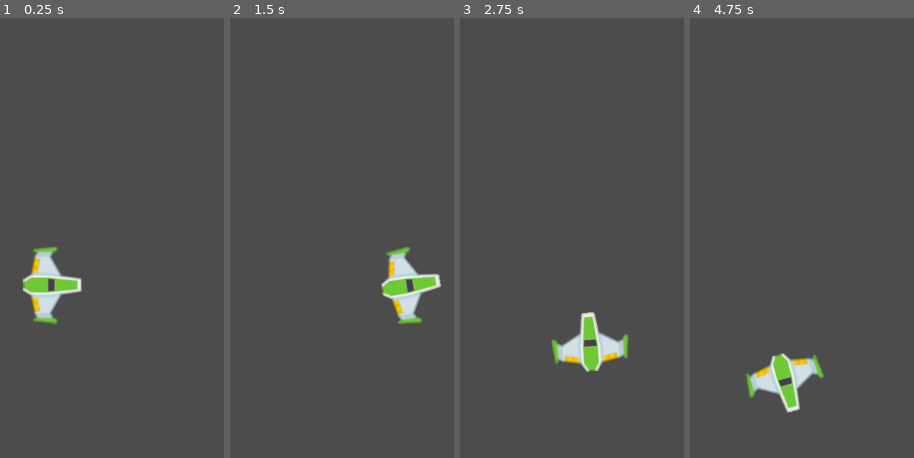
Above: before the commit, frames 1-4 (left to right).
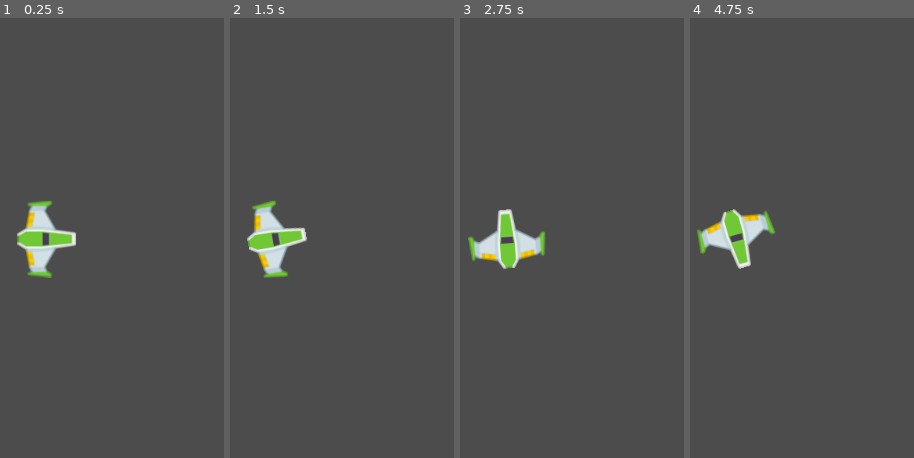
Above: after the commit, the same moments.

Repository: elSaddy9/Pixel_Lab_Etapa_3
Game: Godot game, scene res://Juego/Niveles/NivelTest.tscn
Two runs of this game, one before a commit and one after it. Both use one fixed random seed, a clock stepped at 60 frames per second and the inputs below.
Inputs:
- Up to frame 1 (0.25 s): no input
- Up to frame 2 (1.5 s): tap Enter at 0.5 s; hold Up (Adelante) 0.53-1.28 s; hold W (disparo_principal, bound only after the commit) 0.53-1.28 s; hold Down (Atras) from 1.28 s (still down); tap Left (Antihorario) at 1.35 s
- Up to frame 3 (2.75 s): tap W (disparo_principal, bound only after the commit) at 1.55, 2.3 s; release Down (Atras) at 2.03 s; hold Up (Adelante) from 2.03 s (still down); hold Right (Horario) from 2.03 s (still down)
- Up to frame 4 (4.75 s): release Right (Horario) at 2.78 s; tap W (disparo_principal, bound only after the commit) at 2.85, 4.55 s; release Up (Adelante) at 3.53 s; hold W (disparo_principal, bound only after the commit) 3.53-4.28 s; hold Down (Atras) from 3.53 s (still down); tap Left (Antihorario) at 4.35 s

The runs differ from the first frame. In frame 1, 4.0% of the frame differs, in the area x 7-37%, y 41-70%; in frame 2, 4.6%; in frame 3, 4.6%; in frame 4, 4.7%, in the area x 3-60%, y 43-90%.

Commit message:
Creación e implementación
-Proyectil base
-Cañon
-Señales
-Proyectiles
-Creación disparo

Diff:
--- /dev/null
+++ b/Juego/Autoload/Eventos.gd
@@ -0,0 +1,2 @@
+extends Node
+signal disparo (proyectil)
--- a/Juego/Naves/Player/Player.gd
+++ b/Juego/Naves/Player/Player.gd
@@ -1,9 +1,13 @@
+class_name Player
 extends RigidBody2D
-class_name Player
+
 
 ##Atributos export
 export var potencia_motor:int = 20
 export var potencia_rotacion:int = 280
+
+##Atributos onready
+onready var canion:Canion = $Canion
 
 ##Atributos
 var empuje:Vector2 = Vector2.ZERO
@@ -16,7 +20,7 @@
 	pass # Replace with function body.
 
 ##Metodos
-func _integrate_forces(state: Physics2DDirectBodyState) -> void:
+func _integrate_forces(_state: Physics2DDirectBodyState) -> void:
 	apply_central_impulse(empuje.rotated(rotation))
 	apply_torque_impulse(dir_rotacion * potencia_rotacion)
 
@@ -37,3 +41,10 @@
 		dir_rotacion +=1
 	elif Input.is_action_pressed("Antihorario"):
 		dir_rotacion-=1
+
+	#Disparo
+	if Input.is_action_pressed("disparo_principal"):
+		canion.set_esta_disparando(true)
+
+	if Input.is_action_just_released("disparo_principal"):
+		canion.set_esta_disparando(false)
--- a/Juego/Naves/Player/Player.tscn
+++ b/Juego/Naves/Player/Player.tscn
@@ -1,7 +1,8 @@
-[gd_scene load_steps=5 format=2]
+[gd_scene load_steps=6 format=2]
 
 [ext_resource path="res://Juego/Naves/Player/player_green.png" type="Texture" id=1]
 [ext_resource path="res://Juego/Naves/Player/Player.gd" type="Script" id=2]
+[ext_resource path="res://Juego/Proyectiles/Canion.tscn" type="PackedScene" id=3]
 
 [sub_resource type="PhysicsMaterial" id=2]
 friction = 0.0
@@ -22,3 +23,16 @@
 
 [node name="CollisionShape2D" type="CollisionShape2D" parent="."]
 shape = SubResource( 1 )
+
+[node name="Canion" parent="." instance=ExtResource( 3 )]
+
+[node name="PuntoDerecho" parent="Canion" index="0"]
+position = Vector2( 0, -36 )
+
+[node name="PuntoIzquierdo" parent="Canion" index="1"]
+position = Vector2( 0, 36 )
+
+[node name="Camera2D" type="Camera2D" parent="."]
+current = true
+
+[editable path="Canion"]
--- /dev/null
+++ b/Juego/Niveles/Nivel.gd
@@ -0,0 +1,22 @@
+class_name Nivel
+extends Node2D
+
+##Atributo onready
+onready var contenedor_proyectiles:Node
+
+##Metodos
+func _ready() -> void:
+	conectar_seniales()
+	crear_contenedores()
+
+##Metodos Custom
+func conectar_seniales()->void:
+	Eventos.connect("disparo",self,"on_disparo")
+
+func crear_contenedores()->void:
+	contenedor_proyectiles = Node.new()
+	contenedor_proyectiles.name = "ContenedorProyectiles"
+	add_child(contenedor_proyectiles)
+
+func on_disparo(proyectil:Proyectil)->void:
+	contenedor_proyectiles.add_child(proyectil)
--- a/Juego/Niveles/NivelTest.tscn
+++ b/Juego/Niveles/NivelTest.tscn
@@ -1,8 +1,10 @@
-[gd_scene load_steps=2 format=2]
+[gd_scene load_steps=3 format=2]
 
 [ext_resource path="res://Juego/Naves/Player/Player.tscn" type="PackedScene" id=1]
+[ext_resource path="res://Juego/Niveles/Nivel.gd" type="Script" id=2]
 
 [node name="NivelTest" type="Node2D"]
+script = ExtResource( 2 )
 
 [node name="Player" parent="." instance=ExtResource( 1 )]
 position = Vector2( 519, 359 )
--- /dev/null
+++ b/Juego/Proyectiles/Canion.gd
@@ -0,0 +1,47 @@
+class_name Canion
+extends Node2D
+
+##Atributos export
+export var proyectil:PackedScene = null
+export var cadencia_disparo:float = 0.8
+export var velocidad_proyectil:int = 100
+export var danio_proyectil:int = 1
+
+##Atributo onready
+onready var Timer_enfriamiento: Timer = $TimerEnfriamiento
+onready var disparo_sfx:AudioStreamPlayer = $DisparosSFX
+onready var esta_enfriado:bool = true
+onready var esta_disparando:bool = false setget set_esta_disparando
+
+##Atributos
+var puntos_disparos:Array = []
+##Setters and Getters
+func set_esta_disparando(disparando:bool) -> void:
+	esta_disparando = disparando
+func _ready() -> void:
+	almacenar_puntos_disparo()
+	Timer_enfriamiento.wait_time = cadencia_disparo
+
+func _process(_delta: float) -> void:
+	if esta_disparando and esta_enfriado:
+		disparar()
+
+func almacenar_puntos_disparo()->void:
+	for nodo in get_children():
+		if nodo is Position2D:
+			puntos_disparos.append(nodo)
+func disparar()->void:
+	esta_enfriado = false
+	Timer_enfriamiento.start()
+	for punto_disparo in puntos_disparos:
+		disparo_sfx.play()
+		var new_proyectil:Proyectil = proyectil.instance()
+		new_proyectil.crear(
+			punto_disparo.global_position,
+			get_owner().rotation,
+			velocidad_proyectil,
+			danio_proyectil)
+		Eventos.emit_signal("disparo", new_proyectil)
+
+func _on_TimerEnfriamiento_timeout() -> void:
+	esta_enfriado = true # Replace with function body.
--- /dev/null
+++ b/Juego/Proyectiles/Canion.tscn
@@ -0,0 +1,23 @@
+[gd_scene load_steps=4 format=2]
+
+[ext_resource path="res://Juego/Proyectiles/Canion.gd" type="Script" id=1]
+[ext_resource path="res://Juego/Proyectiles/Proyectil_principal.tscn" type="PackedScene" id=2]
+[ext_resource path="res://Juego/Proyectiles/Laser_Base.ogg" type="AudioStream" id=3]
+
+[node name="Canion" type="Node2D"]
+script = ExtResource( 1 )
+proyectil = ExtResource( 2 )
+cadencia_disparo = 0.25
+velocidad_proyectil = 1600
+
+[node name="PuntoDerecho" type="Position2D" parent="."]
+
+[node name="PuntoIzquierdo" type="Position2D" parent="."]
+
+[node name="DisparosSFX" type="AudioStreamPlayer" parent="."]
+stream = ExtResource( 3 )
+bus = "Disparo"
+
+[node name="TimerEnfriamiento" type="Timer" parent="."]
+
+[connection signal="timeout" from="TimerEnfriamiento" to="." method="_on_TimerEnfriamiento_timeout"]
--- /dev/null
+++ b/Juego/Proyectiles/Proyectil_principal.gd
@@ -0,0 +1,21 @@
+class_name Proyectil
+extends Area2D
+
+##Atributos
+var velocidad: Vector2 = Vector2.ZERO
+var danio:float
+
+##Metodos
+func _process(delta: float) -> void:
+	position += velocidad * delta
+
+func crear(pos:Vector2, dir:float, vel:float, danio_p:int) -> void:
+	position = pos
+	rotation = dir
+	velocidad = Vector2(vel,0).rotated(dir)
+
+
+
+
+func _on_Proyectil_principal_body_exited(body: Node) -> void:
+	queue_free() # Replace with function body.
--- /dev/null
+++ b/Juego/Proyectiles/Proyectil_principal.tscn
@@ -0,0 +1,23 @@
+[gd_scene load_steps=4 format=2]
+
+[ext_resource path="res://Juego/Proyectiles/laserGreen_principal.png" type="Texture" id=1]
+[ext_resource path="res://Juego/Proyectiles/Proyectil_principal.gd" type="Script" id=2]
+
+[sub_resource type="CapsuleShape2D" id=1]
+radius = 9.0
+height = 48.0
+
+[node name="Proyectil_principal" type="Area2D"]
+script = ExtResource( 2 )
+
+[node name="Sprite" type="Sprite" parent="."]
+rotation = 1.5708
+texture = ExtResource( 1 )
+
+[node name="CollisionShape2D" type="CollisionShape2D" parent="."]
+rotation = 1.5708
+shape = SubResource( 1 )
+
+[node name="VisibilityNotifier2D" type="VisibilityNotifier2D" parent="."]
+
+[connection signal="body_exited" from="." to="." method="_on_Proyectil_principal_body_exited"]
--- /dev/null
+++ b/default_bus_layout.tres
@@ -0,0 +1,10 @@
+[gd_resource type="AudioBusLayout" format=2]
+
+[resource]
+bus/0/volume_db = -3.32444
+bus/1/name = "Disparo"
+bus/1/solo = false
+bus/1/mute = false
+bus/1/bypass_fx = false
+bus/1/volume_db = 1.25825
+bus/1/send = "Master"
--- a/project.godot
+++ b/project.godot
@@ -9,13 +9,31 @@
 config_version=4
 
 _global_script_classes=[ {
+"base": "Node2D",
+"class": "Canion",
+"language": "GDScript",
+"path": "res://Juego/Proyectiles/Canion.gd"
+}, {
+"base": "Node2D",
+"class": "Nivel",
+"language": "GDScript",
+"path": "res://Juego/Niveles/Nivel.gd"
+}, {
 "base": "RigidBody2D",
 "class": "Player",
 "language": "GDScript",
 "path": "res://Juego/Naves/Player/Player.gd"
+}, {
+"base": "Area2D",
+"class": "Proyectil",
+"language": "GDScript",
+"path": "res://Juego/Proyectiles/Proyectil_principal.gd"
 } ]
 _global_script_class_icons={
-"Player": ""
+"Canion": "",
+"Nivel": "",
+"Player": "",
+"Proyectil": ""
 }
 
 [application]
@@ -23,6 +41,10 @@
 config/name="Pixel Lab Etapa 3: Meteoritos"
 run/main_scene="res://Juego/Niveles/NivelTest.tscn"
 config/icon="res://icon.png"
+
+[autoload]
+
+Eventos="*res://Juego/Autoload/Eventos.gd"
 
 [gui]
 
@@ -50,6 +72,11 @@
 "events": [ Object(InputEventKey,"resource_local_to_scene":false,"resource_name":"","device":0,"alt":false,"shift":false,"control":false,"meta":false,"command":false,"pressed":false,"scancode":0,"physical_scancode":16777231,"unicode":0,"echo":false,"script":null)
  ]
 }
+disparo_principal={
+"deadzone": 0.5,
+"events": [ Object(InputEventKey,"resource_local_to_scene":false,"resource_name":"","device":0,"alt":false,"shift":false,"control":false,"meta":false,"command":false,"pressed":false,"scancode":0,"physical_scancode":87,"unicode":0,"echo":false,"script":null)
+ ]
+}
 
 [physics]
 
Not shown, added: Juego/Proyectiles/Laser_Base.ogg.import
Binary file added: Juego/Proyectiles/laserGreen_principal.png
Not shown, added: Juego/Proyectiles/laserGreen_principal.png.import
Not shown, added: Juego/Proyectiles/Laser_Base.ogg
